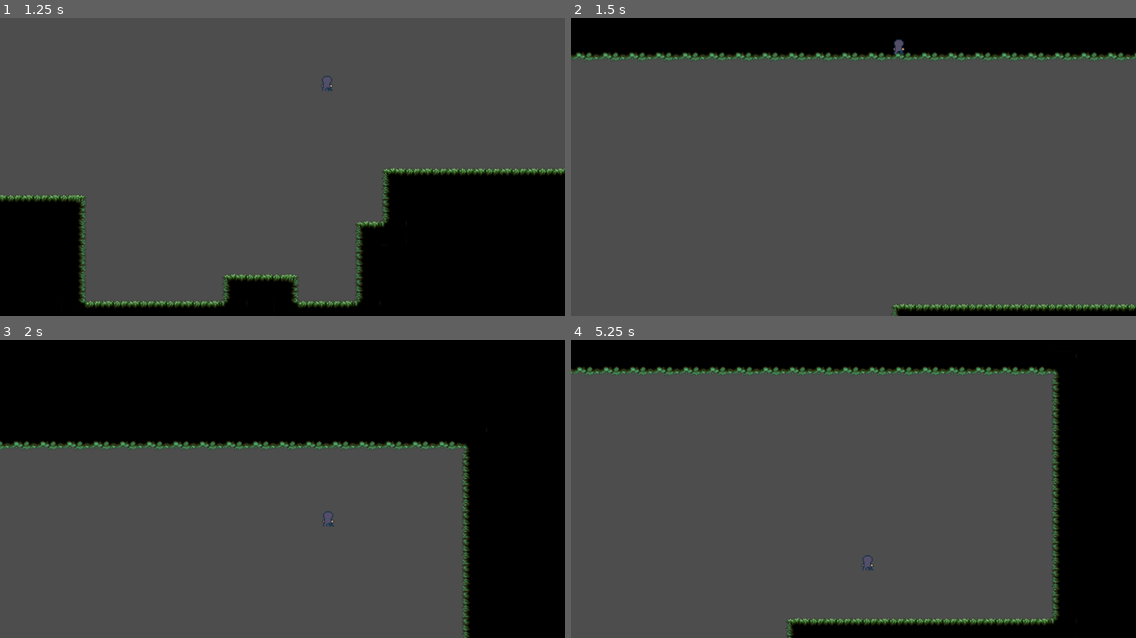
Above: before the commit, frames 1-4 (two rows, left to right).
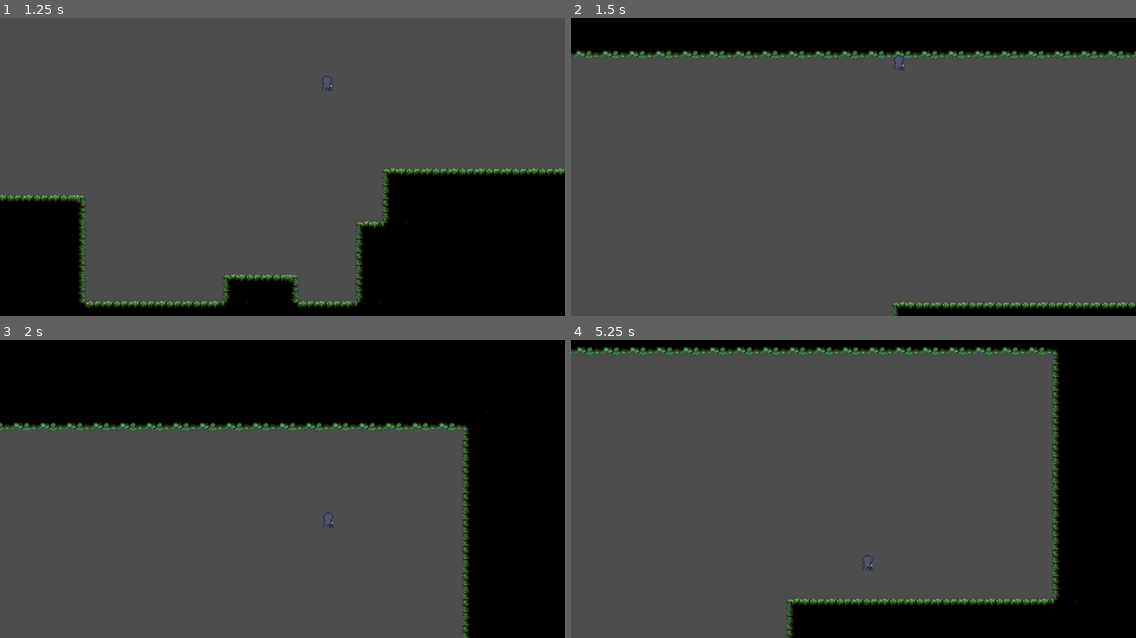
Above: after the commit, the same moments.

Repository: JarlTetrazepam/replaceable
Game: Godot game, scene res://main.tscn
The game is run twice, just before and just after one commit, with the same random seed, the same clock (stepped at 60 frames per second) and the same inputs.
Inputs:
- Up to frame 1 (1.25 s): tap Enter (ui_accept) at 0.5, 0.77 s; hold Right (ui_right) from 0.53 s (still down)
- Up to frame 2 (1.5 s): keep holding Right (ui_right)
- Up to frame 3 (2 s): keep holding Right (ui_right); tap Enter (ui_accept) at 1.52 s
- Up to frame 4 (5.25 s): release Right (ui_right) at 2.03 s; hold Left (ui_left) 2.03-2.78 s; hold Right (ui_right) 2.78-4.28 s; tap Enter (ui_accept) at 3.02, 3.77, 4.52 s; hold Left (ui_left) 4.28-5.03 s; hold Right (ui_right) from 5.03 s (still down)

Frame 1 is identical in both runs. In frame 2, 3.0% of the frame differs, in the area x 0-100%, y 7-100%; in frame 3, 6.9%; in frame 4, 11%, in the area x 0-90%, y 2-100%.

Commit message:
continued work on collision mapping tiles

Diff:
--- a/main.tscn
+++ b/main.tscn
@@ -21,6 +21,7 @@
 3:0/0 = 0
 3:0/0/physics_layer_0/linear_velocity = Vector2(0, 0)
 3:0/0/physics_layer_0/angular_velocity = 0.0
+3:0/0/physics_layer_0/polygon_0/points = PackedVector2Array(-12, -10.5, 11.5, -10, 11.5, 16, -12, 16)
 4:0/0 = 0
 4:0/0/physics_layer_0/linear_velocity = Vector2(0, 0)
 4:0/0/physics_layer_0/angular_velocity = 0.0
@@ -32,9 +33,11 @@
 6:0/0 = 0
 6:0/0/physics_layer_0/linear_velocity = Vector2(0, 0)
 6:0/0/physics_layer_0/angular_velocity = 0.0
+6:0/0/physics_layer_0/polygon_0/points = PackedVector2Array(-11, -10.5, -11, -16, 12, -16, 12, -10.5, 16, -10.5, 16, 16, -16, 16, -16, -10.5946)
 6:1/0 = 0
 6:1/0/physics_layer_0/linear_velocity = Vector2(0, 0)
 6:1/0/physics_layer_0/angular_velocity = 0.0
+6:1/0/physics_layer_0/polygon_0/points = PackedVector2Array(-11, -12, -10.7712, -16, 16, -16, 16, 16, -9, 16, -9, 10, -16, 10.4181, -16, -12.0072)
 5:1/0 = 0
 5:1/0/physics_layer_0/linear_velocity = Vector2(0, 0)
 5:1/0/physics_layer_0/angular_velocity = 0.0
@@ -46,6 +49,7 @@
 3:1/0 = 0
 3:1/0/physics_layer_0/linear_velocity = Vector2(0, 0)
 3:1/0/physics_layer_0/angular_velocity = 0.0
+3:1/0/physics_layer_0/polygon_0/points = PackedVector2Array(-12, -16, 11.5, -16, 11.5, 16, -12, 16)
 2:1/0 = 0
 2:1/0/physics_layer_0/linear_velocity = Vector2(0, 0)
 2:1/0/physics_layer_0/angular_velocity = 0.0
@@ -61,15 +65,19 @@
 1:2/0 = 0
 1:2/0/physics_layer_0/linear_velocity = Vector2(0, 0)
 1:2/0/physics_layer_0/angular_velocity = 0.0
+1:2/0/physics_layer_0/polygon_0/points = PackedVector2Array(-16, -16, 16, -16, 16, 8, -16, 8)
 0:2/0 = 0
 0:2/0/physics_layer_0/linear_velocity = Vector2(0, 0)
 0:2/0/physics_layer_0/angular_velocity = 0.0
+0:2/0/physics_layer_0/polygon_0/points = PackedVector2Array(-10.5, -16, 16, -16, 16, 8, -3, 8, -4, 4, -8.5, 4)
 2:2/0 = 0
 2:2/0/physics_layer_0/linear_velocity = Vector2(0, 0)
 2:2/0/physics_layer_0/angular_velocity = 0.0
+2:2/0/physics_layer_0/polygon_0/points = PackedVector2Array(-16, -16, 11, -16, 10.5, 3, 6, 3, 6, 8, -16, 8)
 3:2/0 = 0
 3:2/0/physics_layer_0/linear_velocity = Vector2(0, 0)
 3:2/0/physics_layer_0/angular_velocity = 0.0
+3:2/0/physics_layer_0/polygon_0/points = PackedVector2Array(-12, -16, 11.5, -16, 11.5, -2, 8.82886, -2, 7, 7, -6, 7, -9.35859, -2, -12, -2)
 4:2/0 = 0
 4:2/0/physics_layer_0/linear_velocity = Vector2(0, 0)
 4:2/0/physics_layer_0/angular_velocity = 0.0
@@ -97,18 +105,22 @@
 1:4/0 = 0
 1:4/0/physics_layer_0/linear_velocity = Vector2(0, 0)
 1:4/0/physics_layer_0/angular_velocity = 0.0
+1:4/0/physics_layer_0/polygon_0/points = PackedVector2Array(-16, -16, 11, -16, 11, 16, -10, 16, -10, 9.5, -16, 9.5)
 0:4/0 = 0
 0:4/0/physics_layer_0/linear_velocity = Vector2(0, 0)
 0:4/0/physics_layer_0/angular_velocity = 0.0
+0:4/0/physics_layer_0/polygon_0/points = PackedVector2Array(16, -16, 16, 9.5, 10, 9.5, 10, 16, -11.5, 16, -11, -16)
 3:3/0 = 0
 3:3/0/physics_layer_0/linear_velocity = Vector2(0, 0)
 3:3/0/physics_layer_0/angular_velocity = 0.0
+3:3/0/physics_layer_0/polygon_0/points = PackedVector2Array(-12.5, -11, 13, -11, 9.5, 8, -11, 8)
 4:4/0 = 0
 4:4/0/physics_layer_0/linear_velocity = Vector2(0, 0)
 4:4/0/physics_layer_0/angular_velocity = 0.0
 1:5/0 = 0
 1:5/0/physics_layer_0/linear_velocity = Vector2(0, 0)
 1:5/0/physics_layer_0/angular_velocity = 0.0
+1:5/0/physics_layer_0/polygon_0/points = PackedVector2Array(-10, -10, -10, -16, 11, -16, 11, 16, -16, 16, -16, -10)
 2:5/0 = 0
 2:5/0/physics_layer_0/linear_velocity = Vector2(0, 0)
 2:5/0/physics_layer_0/angular_velocity = 0.0
@@ -133,15 +145,19 @@
 1:3/0 = 0
 1:3/0/physics_layer_0/linear_velocity = Vector2(0, 0)
 1:3/0/physics_layer_0/angular_velocity = 0.0
+1:3/0/physics_layer_0/polygon_0/points = PackedVector2Array(-16, -11, 16, -11, 16, 10, -16, 9.5)
 0:3/0 = 0
 0:3/0/physics_layer_0/linear_velocity = Vector2(0, 0)
 0:3/0/physics_layer_0/angular_velocity = 0.0
+0:3/0/physics_layer_0/polygon_0/points = PackedVector2Array(3, -9.5, 16, -11, 16, 9.5, 4.5, 7)
 2:3/0 = 0
 2:3/0/physics_layer_0/linear_velocity = Vector2(0, 0)
 2:3/0/physics_layer_0/angular_velocity = 0.0
+2:3/0/physics_layer_0/polygon_0/points = PackedVector2Array(-16, -11, -2, -11, -5, 8.5, -16, 10)
 0:5/0 = 0
 0:5/0/physics_layer_0/linear_velocity = Vector2(0, 0)
 0:5/0/physics_layer_0/angular_velocity = 0.0
+0:5/0/physics_layer_0/polygon_0/points = PackedVector2Array(-11.5, -16, 10, -16, 10, -10, 16, -10, 16, 16, -11.5, 16)
 0:6/0 = 0
 0:6/0/physics_layer_0/linear_velocity = Vector2(0, 0)
 0:6/0/physics_layer_0/angular_velocity = 0.0
